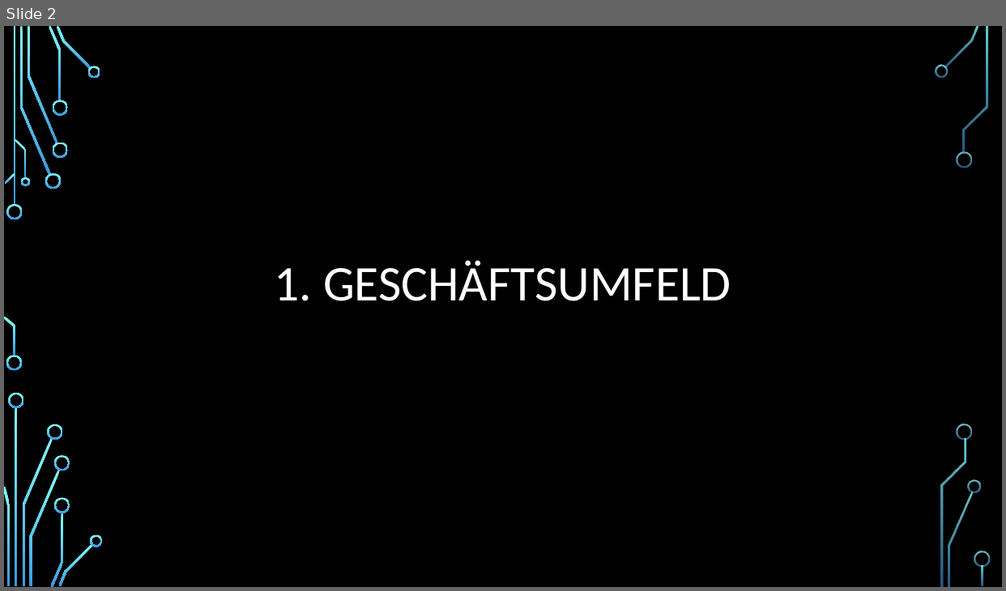
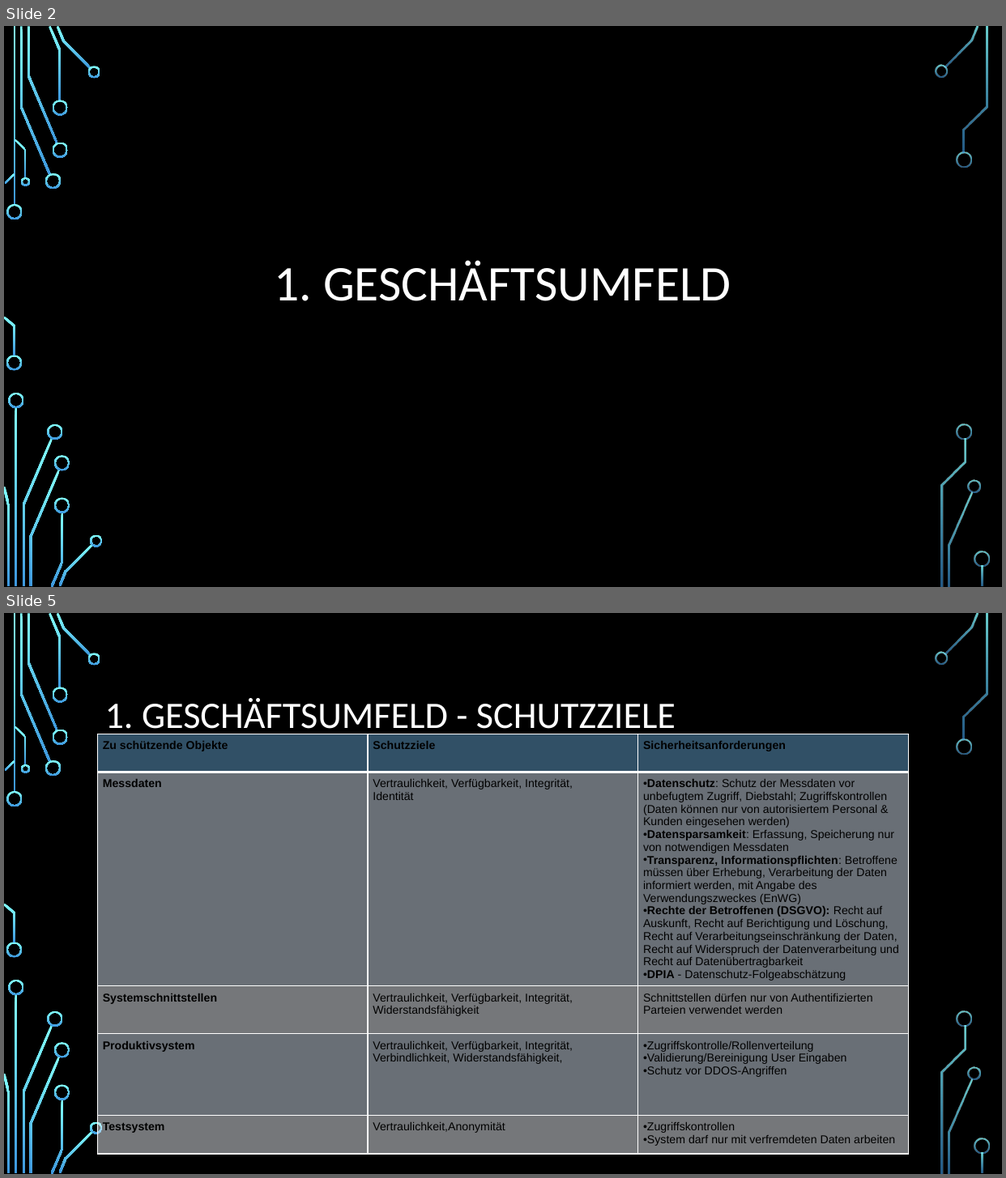
Before and after one commit to CelMur/TINF21CS2_Security_by_Design_Gruppenprojekt, a slide deck: Documentation/2023_10_26_SBD_Präsentation.pptx. Shown one above the other, each under a label of ours: slide 2 before the commit, slides 2 and 5 after it; the slides between them are not shown. The pictures are 1006x591 and 1006x1178 pixels, drawn with LibreOffice and Linux fonts; fonts in the diff are those of the drawing; background and template pictures are left out. Boxes give left, top, right and bottom in pixels: in the first picture for what was removed or moved away, otherwise in the second. Text is boxed around its words. In the diff, an @@ line names an element or a change of style, - is before the commit and + after.

```diff
--- a/Documentation/2023_10_26_SBD_Präsentation.pptx
+++ b/Documentation/2023_10_26_SBD_Präsentation.pptx
@@ slide 5 added at <box>4,613,1002,1174</box>, background picture (left out); not listed: 36 template elements that a slide beside it also shows @@
@@ title added at <box>105,698,675,737</box>, 36 pt, text #FFFFFF @@
+1. GESCHÄFTSUMFELD - SCHUTZZIELE
@@ table added at <box>98,734,908,1171</box>, 5 rows, 3 columns @@
+Zu schützende Objekte | Schutzziele | Sicherheitsanforderungen
+Messdaten | Vertraulichkeit, Verfügbarkeit, Integrität, / Identität | Datenschutz: Schutz der Messdaten vor unbefugtem Zugriff, Diebstahl; Zugriffskontrollen (Daten können nur von autorisiertem Personal & Kunden eingesehen werden) / Datensparsamkeit: Erfassung, Speicherung nur von notwendigen Messdaten / Transparenz, Informationspflichten: Betroffene müssen über Erhebung, Verarbeitung der Daten informiert werden, mit Angabe des Verwendungszweckes (EnWG) / Rechte der Betroffenen (DSGVO): Recht auf Auskunft, Recht auf Berichtigung und Löschung, Recht auf Verarbeitungseinschränkung der Daten, Recht auf Widerspruch der Datenverarbeitung und Recht auf Datenübertragbarkeit / DPIA - Datenschutz-Folgeabschätzung
+Systemschnittstellen | Vertraulichkeit, Verfügbarkeit, Integrität, / Widerstandsfähigkeit | Schnittstellen dürfen nur von Authentifizierten Parteien verwendet werden
+Produktivsystem | Vertraulichkeit, Verfügbarkeit, Integrität, / Verbindlichkeit, Widerstandsfähigkeit, | Zugriffskontrolle/Rollenverteilung / Validierung/Bereinigung User Eingaben / Schutz vor DDOS-Angriffen
+Testsystem | Vertraulichkeit,Anonymität | Zugriffskontrollen / System darf nur mit verfremdeten Daten arbeiten
```
Also in this commit, not shown: 3 slides changed, 2 other slides added, 2 slides removed.
